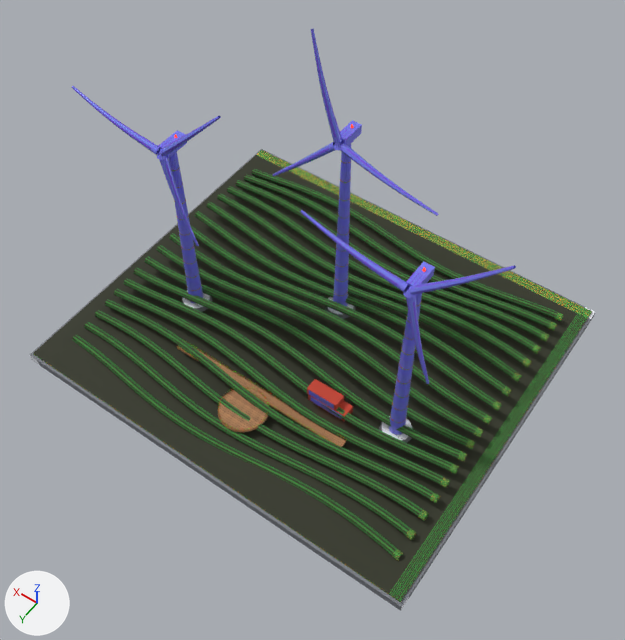
What one commit did to the glTF model assets/hero_landmarks_ultra/ultra_lm_22_dien_gio_cau_dat.glb.
The view is the same before and after, from a camera (50 mm lens) standing at (-106.0, 152.0, 245.0) and looking at (-12.0, 20.0, 37.0). The axes (+X, +Y, +Z) are drawn at lower left. The lights are the same throughout. The older version comes first. Vertices at exactly the same position are counted once.

The first picture shows 'Cafe_Viewing_Glass', 'CloudHunting_Timber_Walkway', 'Contoured_1927_Tea_Terraces', 'FoundationSkirt_Minus3m', 'Turbine_Platforms_And_Bridge_Railings', 'WindTurbine_Towers_Nacelles_Blades' and 1 more.
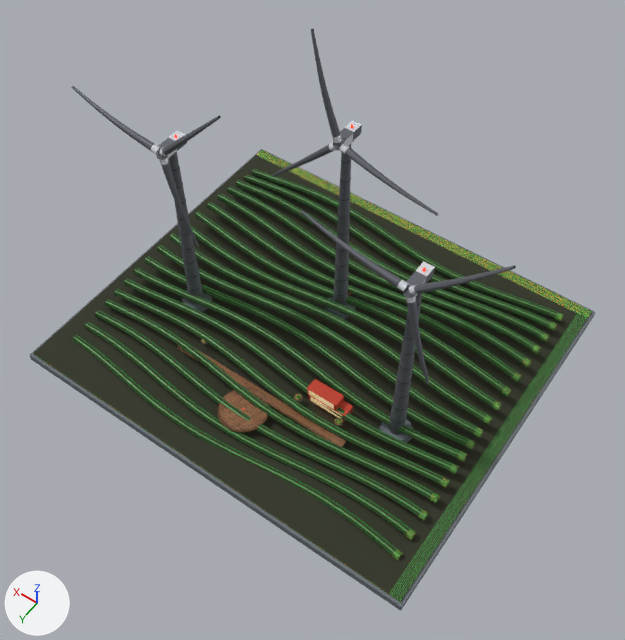
Pixel boxes (x1, y1, x2, y2) of what changed, in the pictures (625 x 640 px):
'Contoured_1927_Tea_Terraces', surface changed
    both: (33, 162, 592, 602)
'WindTurbine_Towers_Nacelles_Blades', surface changed, recoloured
    both: (72, 29, 516, 435)
'FoundationSkirt_Minus3m', surface changed
    both: (30, 162, 595, 611)
'Turbine_Platforms_And_Bridge_Railings', surface changed
    both: (172, 161, 421, 448)
'Cafe_Viewing_Glass', surface changed, recoloured (blue to beige)
    both: (309, 390, 342, 419)
part 2 of me_cloudhunting_timber_walkway, recoloured
    both: (177, 346, 346, 447)

The change, as a diff of the scene's bpy script:
```diff
--- a/assets/hero_landmarks_ultra/ultra_lm_22_dien_gio_cau_dat.glb.py
+++ b/assets/hero_landmarks_ultra/ultra_lm_22_dien_gio_cau_dat.glb.py
@@ img_image_1 @@
-img_image_1 = load_image('Image_1', '_unpacked/Image_1', 512, 512, 'sRGB')
+img_image_1 = load_image('Image_1', '_unpacked/Image_1', 1024, 1024, 'Non-Color')
@@ img_image_2 @@
-img_image_2 = load_image('Image_2', '_unpacked/Image_2', 512, 512, 'sRGB')
+img_image_2 = load_image('Image_2', '_unpacked/Image_2', 1024, 1024, 'Non-Color')
@@ img_image_5 @@
-img_image_5 = load_image('Image_5', '_unpacked/Image_5', 512, 512, 'sRGB')
+img_image_5 = load_image('Image_5', '_unpacked/Image_5', 1024, 1024, 'Non-Color')
@@ mat_caudat_hillside_skirt_stone @@
 mat_caudat_hillside_skirt_stone = principled_material('CauDat_Hillside_Skirt_Stone')
-mat_caudat_hillside_skirt_stone.texture = img_image_4
+mat_caudat_hillside_skirt_stone.base_color = (0.147, 0.168, 0.188)  # grey #6b7278
 mat_caudat_hillside_skirt_stone.metallic = 0.04
-mat_caudat_hillside_skirt_stone.roughness = 0.88
+mat_caudat_hillside_skirt_stone.roughness = 0.86
@@ mat_turbine_flange_and_railing_steel @@
 mat_turbine_flange_and_railing_steel = principled_material('Turbine_Flange_And_Railing_Steel')
-mat_turbine_flange_and_railing_steel.texture = img_image_2
-mat_turbine_flange_and_railing_steel.metallic = 0.82
-mat_turbine_flange_and_railing_steel.roughness = 0.35
+mat_turbine_flange_and_railing_steel.base_color = (0.0343, 0.0467, 0.0612)  # greyish blue #343d46
+mat_turbine_flange_and_railing_steel.metallic = 0.85
+mat_turbine_flange_and_railing_steel.roughness = 0.34
@@ mat_pbr1024_cafe_panorama_glass_blend085 @@
+mat_pbr1024_cafe_panorama_glass_blend085 = bpy.data.materials.new('PBR1024_Cafe_Panorama_Glass_Blend085')
+# colours: orange #bfa166
+# uses the picture img_image_12
+# uses the picture img_image_13
+# uses the picture img_image_14
@@ mat_pbr1024_cloudhunting_wooden_bridge_deck @@
+mat_pbr1024_cloudhunting_wooden_bridge_deck = bpy.data.materials.new('PBR1024_CloudHunting_Wooden_Bridge_Deck')
+# uses the picture img_image_10
+# uses the picture img_image_8
+# uses the picture img_image_9
@@ mat_pbr1024_windturbine_aerodynamic_white_tower @@
+mat_pbr1024_windturbine_aerodynamic_white_tower = bpy.data.materials.new('PBR1024_WindTurbine_Aerodynamic_White_Tower')
+# uses the picture img_image_4
+# uses the picture img_image_5
+# uses the picture img_image_6
@@ mat_pbr1024_caudat_1927_contoured_tea_terraces @@
+mat_pbr1024_caudat_1927_contoured_tea_terraces = bpy.data.materials.new('PBR1024_CauDat_1927_Contoured_Tea_Terraces')
+# uses the picture img_image_0
+# uses the picture img_image_1
+# uses the picture img_image_2
@@ me_contoured_1927_tea_terraces @@
-me_contoured_1927_tea_terraces.from_pydata(...)  # 2708 vertices, 5194 faces; spans x -75.0..75.0, y -65.0..65.0, z -1.0..8.0
+me_contoured_1927_tea_terraces.from_pydata(...)  # 2792 vertices, 5314 faces; spans x -75.0..75.0, y -65.0..65.0, z -1.0..8.0
+# me_contoured_1927_tea_terraces part 1: 5194 faces spanning x -75.0..75.0, y -65.0..65.0, z -1.0..8.0 switch from mat_caudat_1927_contoured_tea_terraces (picture img_image_0) to mat_pbr1024_caudat_1927_contoured_tea_terraces
+# edits to the shape of me_contoured_1927_tea_terraces do not show in these pictures
@@ me_windturbine_towers_nacelles_blades @@
 me_windturbine_towers_nacelles_blades.from_pydata(...)  # 1722 vertices, 3186 faces; spans x -68.9..78.2, y -19.1..23.9, z 2.4..113.4
-me_windturbine_towers_nacelles_blades.materials.append(mat_windturbine_aerodynamic_white_tower)  # picture img_image_1
+me_windturbine_towers_nacelles_blades.materials.append(mat_pbr1024_windturbine_aerodynamic_white_tower)
@@ me_cloudhunting_timber_walkway @@
-me_cloudhunting_timber_walkway.from_pydata(...)  # 49 vertices, 72 faces; spans x -34.0..34.0, y 32.2..50.5, z 3.5..4.1
+me_cloudhunting_timber_walkway.from_pydata(...)  # 149 vertices, 216 faces; spans x -34.0..34.0, y 26.6..50.5, z 3.5..4.5
+# me_cloudhunting_timber_walkway part 2: 72 faces spanning x -34.0..34.0, y 32.2..50.5, z 3.5..4.1 switch from mat_cloudhunting_wooden_bridge_deck (picture img_image_3) to mat_pbr1024_cloudhunting_wooden_bridge_deck
+# edits to the shape of me_cloudhunting_timber_walkway do not show in these pictures
@@ me_cafe_viewing_glass @@
 me_cafe_viewing_glass.from_pydata(...)  # 16 vertices, 24 faces; spans x -28.1..-15.1, y 26.29..26.51, z 3.7..9.15
-me_cafe_viewing_glass.materials.append(mat_cafe_panorama_glass_blend085)
+me_cafe_viewing_glass.materials.append(mat_pbr1024_cafe_panorama_glass_blend085)
```
